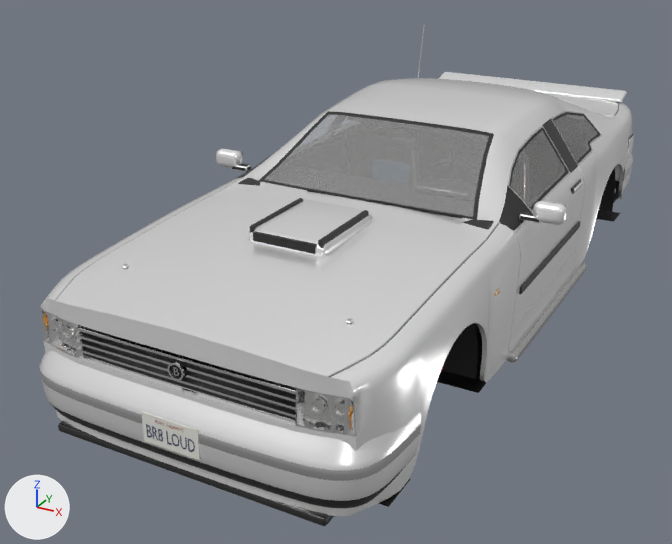
The glTF model public/models/muscle.glb as it was, and as the next commit left it.
One viewpoint serves both versions: a 50 mm lens placed at (2.3, -5.07, 2.72), pointed at (-0.35, -0.26, 0.31). The axes (+X, +Y, +Z) are drawn at lower left. The lights are the same throughout. The first picture is the older version. Objects named as collision shapes, trigger or cutter boxes, shadow casters or lower levels of detail are left out. Vertices at exactly the same position are counted once.

The first picture shows 'LOD0'.
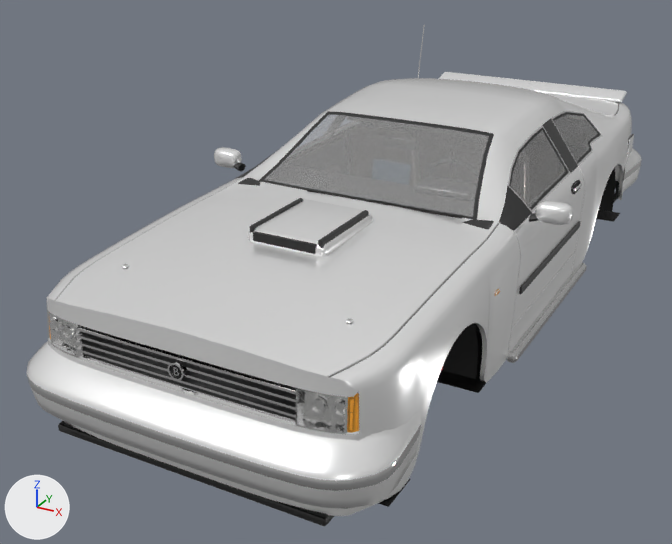
What differs and where, as boxes (x1, y1, x2, y2) in the pictures (672 x 544 px; the box of a moved part takes in the faces that stretch with it):
'LOD0', reshaped
    before: (40, 25, 634, 526)
    after: (27, 25, 642, 526)
part 1 of me_lod0, added
    after: (529, 213, 538, 222)
part 2 of me_lod0, added
    after: (233, 163, 246, 171)
part 3 of me_lod0, moved or reshaped
    before: (567, 104, 633, 190)
    after: (618, 104, 642, 193)
part 4 of me_lod0, moved or reshaped
    before: (40, 280, 421, 514)
    after: (27, 279, 421, 514)
part 5 of me_lod0, moved or reshaped
    before: (519, 179, 583, 225)
    after: (535, 180, 582, 225)
part 6 of me_lod0, moved or reshaped
    before: (216, 149, 251, 172)
    after: (214, 147, 242, 168)

The change in detail:
me_lod0 is used by ob_lod0; location (0.0, 0.0, 0.0).
me_lod0 had 7997 vertices, 14276 faces and spanned x -1.13..1.13, y -2.4..2.55, z 0.1..1.52.
me_lod0 now has 7771 vertices, 13772 faces and spans x -1.15..1.15, y -2.47..2.62, z 0.1..1.52.
me_lod0 part 1: a new loose piece of 16 vertices spanning x 0.94..1.0, y -0.45..-0.37, z 0.94..0.99, in mat_trim.
me_lod0 part 2: a new loose piece of 16 vertices spanning x -1.0..-0.94, y -0.45..-0.37, z 0.94..0.99, in mat_trim.
me_lod0 part 3: 324 vertices moved from x -0.95..0.95, y 1.93..2.55, z 0.4..0.98 to x -0.99..0.99, y 1.93..2.62, z 0.4..0.98; 147 vertices removed from x -0.79..0.79, y 2.39..2.45, z 0.77..0.93; 51 vertices added at x -0.79..0.79, y 2.38..2.42, z 0.76..0.92.
me_lod0 part 4: 277 vertices moved from x -0.95..0.95, y -2.4..-1.91, z 0.31..0.83 to x -0.98..0.98, y -2.46..-1.91, z 0.31..0.83; 52 vertices removed from x -0.85..0.85, y -2.4..-2.25, z 0.46..0.78; 66 vertices added at x -0.85..0.85, y -2.47..-2.22, z 0.46..0.79.
me_lod0 part 5: 11 vertices moved from x 0.94..1.11, y -0.41..0.44, z 0.85..1.06 to x 0.94..1.12, y -0.41..0.47, z 0.86..1.06; 223 vertices removed from x 0.88..1.13, y -0.45..0.62, z 0.83..1.06; 135 vertices added at x 0.92..1.15, y -0.45..0.62, z 0.83..1.06.
me_lod0 part 6: 10 vertices moved from x -1.11..-0.94, y -0.41..0.6, z 0.85..1.06 to x -1.11..-0.94, y -0.41..0.52, z 0.86..1.06; 223 vertices removed from x -1.13..-0.88, y -0.45..0.62, z 0.83..1.06; 135 vertices added at x -1.15..-0.92, y -0.45..0.62, z 0.83..1.06.
